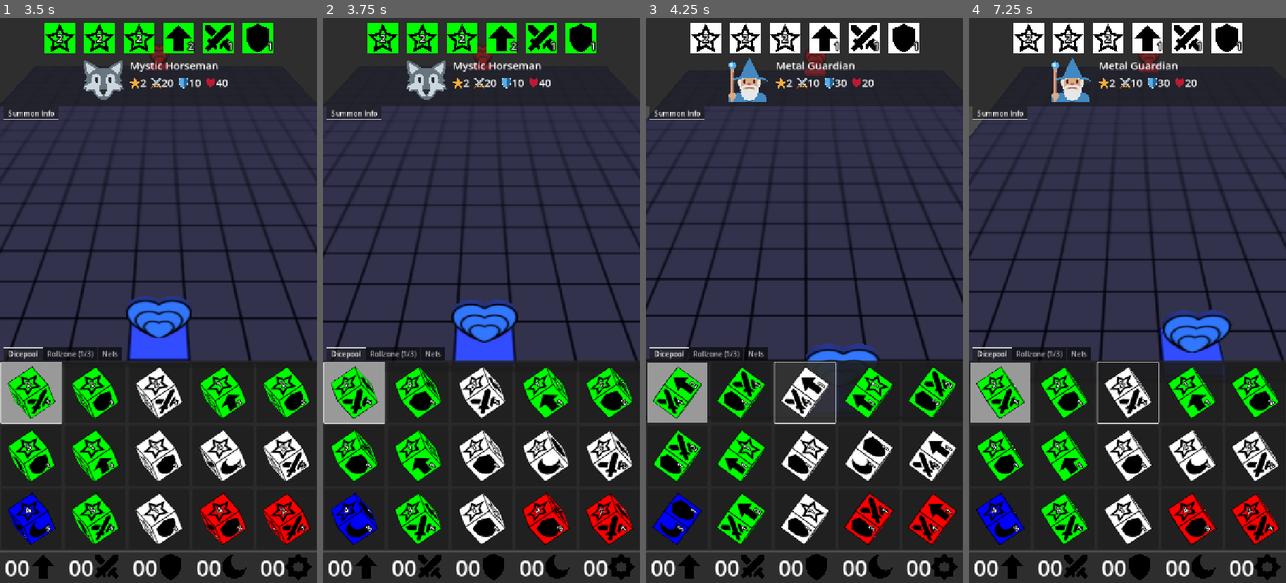
Above: before the commit, frames 1-4 (left to right).
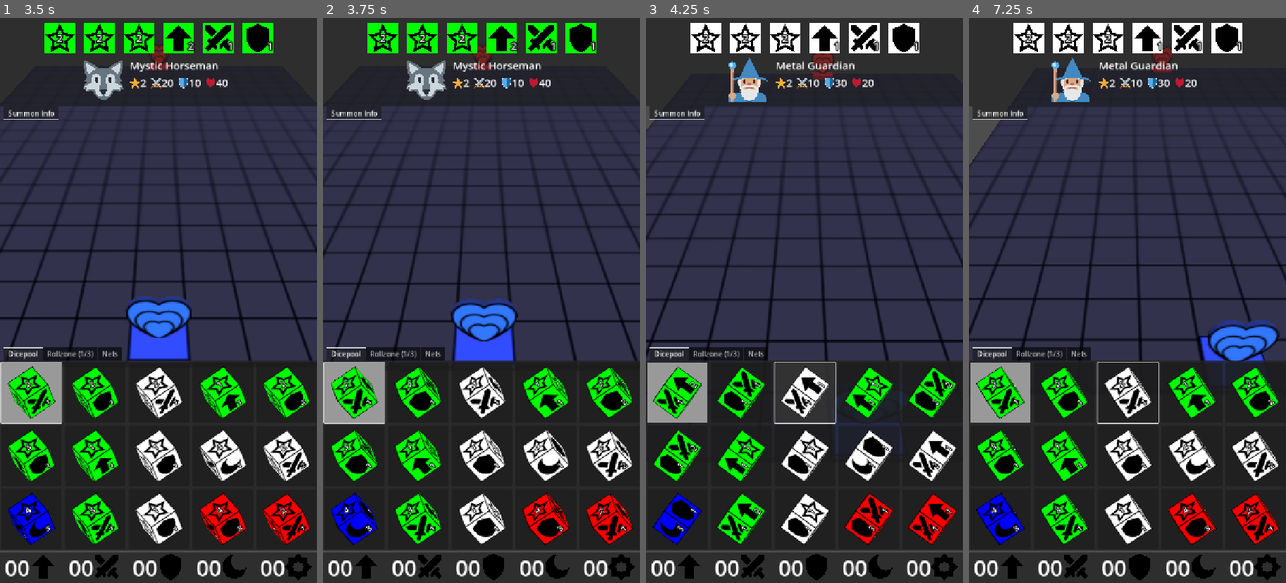
Above: after the commit, the same moments.

Repository: francocurotto/DDMre
Game: Godot game, scene res://scenes/duel.tscn
Two runs of this game, one before a commit and one after it. Both use one fixed random seed, a clock stepped at 60 frames per second and the inputs below.
Inputs (mouse positions are in pixels of both pictures, inside the frame that each line leads up to):
- Up to frame 1 (3.5 s): click (31, 390) at 0.52 s; click (31, 390) at 1.27 s; click (31, 390) at 2.02 s; move the mouse to (228, 272) at 2.77 s; click (228, 272) at 2.92 s
- Up to frame 2 (3.75 s): drag from (418, 328) to (465, 413) at 3.52 s
- Up to frame 3 (4.25 s): no input
- Up to frame 4 (7.25 s): move the mouse to (1159, 176) at 4.27 s; click (1159, 176) at 4.42 s; drag from (1111, 413) to (1032, 215) at 5.02 s; move the mouse to (1222, 385) at 5.77 s; click (1222, 385) at 5.92 s; drag from (1032, 215) to (1079, 159) at 6.52 s

Frame 1 is identical in both runs. In frame 2, 0.5% of the frame differs, in the area x 40-62%, y 49-61%; in frame 3, 7.3%; in frame 4, 9.2%, in the area x 0-100%, y 5-65%.

Commit message:
finish mouse wheel zoom

Diff:
--- a/source/scenes/duel_camera/duel_camera.gd
+++ b/source/scenes/duel_camera/duel_camera.gd
@@ -1,7 +1,7 @@
 extends Camera3D
 
 #region constants
-const PAN_SPEED = 0.02
+const PAN_SPEED = 0.05
 const ZOOM_SPEED = 40
 #endregion
 
@@ -10,9 +10,12 @@
 	var delta = get_process_delta_time()
 	var movement = Vector3(velocity.x, 0, velocity.y)
 	var delta_position = -1 * PAN_SPEED * movement * delta
-	Globals.duel_camera.position += delta_position
+	var tween = create_tween()
+	tween.tween_property(self, "position", position + delta_position, 0.1)
 
 func zoom(factor):
 	var delta = get_process_delta_time()
-	position += transform.basis.z * ZOOM_SPEED * factor * delta
+	var delta_position = transform.basis.z * ZOOM_SPEED * factor * delta
+	var tween = create_tween()
+	tween.tween_property(self, "position", position + delta_position, 0.1)
 #endregion
--- a/source/scenes/player_gui/touch_controls/touch_controls.gd
+++ b/source/scenes/player_gui/touch_controls/touch_controls.gd
@@ -58,6 +58,13 @@
 			reset_flags()
 		elif event is InputEventMagnifyGesture:
 			pinching.emit(log(event.factor))
+		elif event is InputEventMouseButton:
+			if event.pressed:
+				match event.button_index:
+					MOUSE_BUTTON_WHEEL_UP:
+						pinching.emit(-1)
+					MOUSE_BUTTON_WHEEL_DOWN:
+						pinching.emit(1)
 #endregion
 
 #region public functions
Not shown, changed: TODO.md
